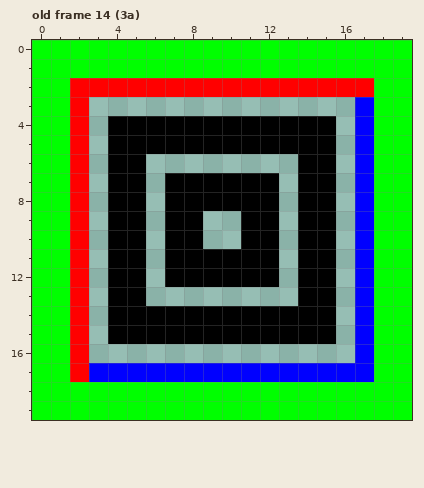
Pixel-art file, stored at Aseprite Files/BoxLights.aseprite. Above is the file before it was changed.
20x20 pixels, 18 frames. Shown: old frame 14 (3a). The commit also changed other frames, which this record leaves out.
Once edited:
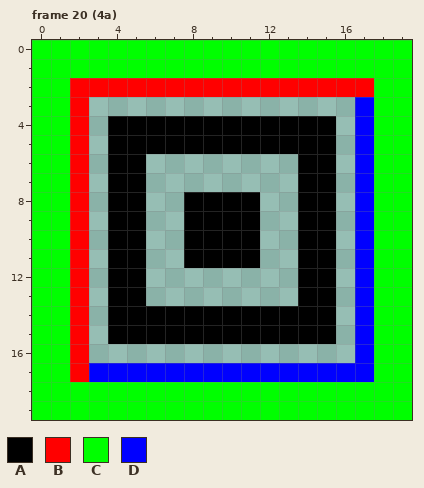
Palette (. is transparent): A #000000  B #ff0000  C #00ff00  D #0000ff
A new or re-ordered frame is compared with the old frame closest to it.
From the commit log: Added 7 more box light tiles
The edit:
frames 18 -> 63
--- frame 20 (4a) is new; against old frame 14 (3a), layer "Layer 2"
@@ x 5..14 @@
  6 A........A
- 7 A.AAAAAA.A
- 8 A.AAAAAA.A
- 9 A.AA..AA.A
-10 A.AA..AA.A
-11 A.AAAAAA.A
-12 A.AAAAAA.A
+ 7 A........A
+ 8 A..AAAA..A
+ 9 A..AAAA..A
+10 A..AAAA..A
+11 A..AAAA..A
+12 A........A
 13 A........A
